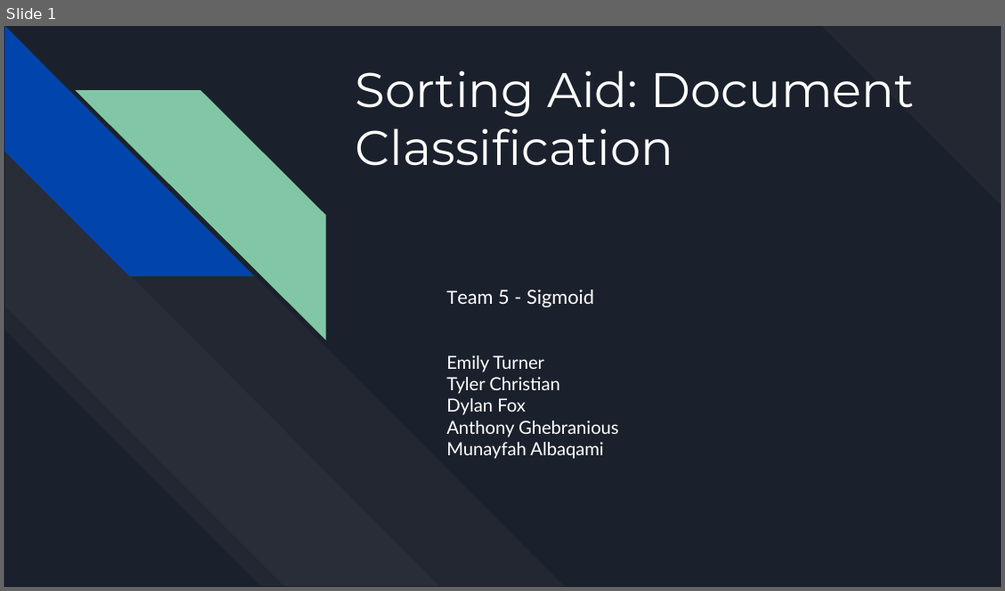
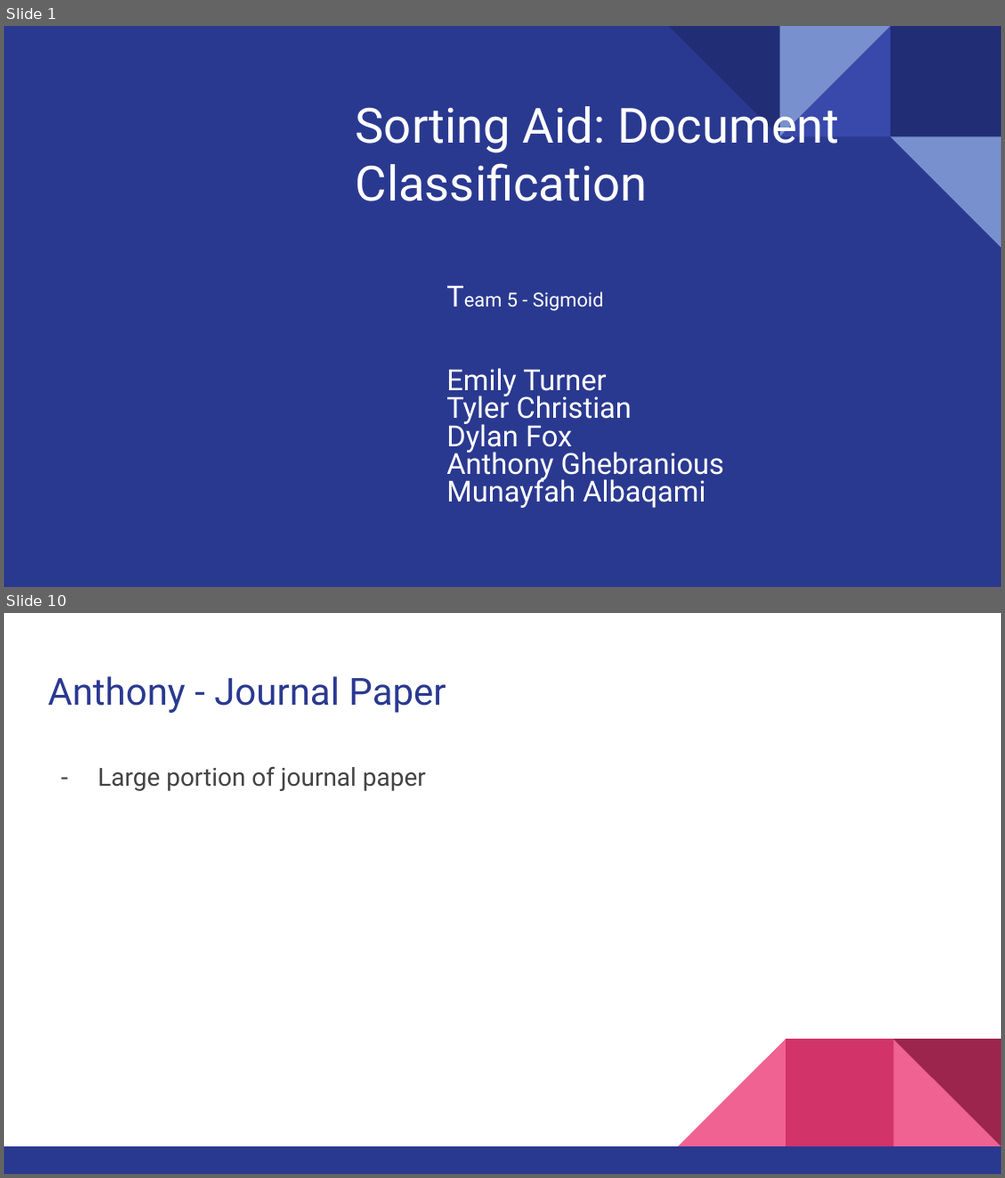
Before and after one commit to CSCI4850/s21-team5-project, a slide deck: sigmoid-presentation.pptx. Shown one above the other, each under a label of ours: slide 1 before the commit, slides 1 and 10 after it; the slides between them are not shown. The pictures are 1005x591 and 1005x1178 pixels, drawn with LibreOffice and Linux fonts; fonts in the diff are those of the drawing. Boxes give left, top, right and bottom in pixels: in the first picture for what was removed or moved away, otherwise in the second. Text is boxed around its words. In the diff, an @@ line names an element or a change of style, - is before the commit and + after.

```diff
--- a/sigmoid-presentation.pptx
+++ b/sigmoid-presentation.pptx
@@ slide 10 added at (4,613,1001,1174), background #FFFFFF @@
@@ title added at (48,676,445,713), 27 pt, text #2A3990 @@
+Anthony - Journal Paper
@@ text added at (97,766,426,791), 18 pt, text #434343 @@
+– Large portion of journal paper
@@ group added at (4,1038,1001,1174): 3 right triangles, 2 rectangles @@
@@ slide 1 changed as well @@
@@ background #1B212C to #2A3990 @@
@@ title "Sorting Aid: Document Classification" at (356,98,840,201): font Montserrat to Roboto; vertical alignment top to bottom @@
@@ diag stripe removed at (821,26,1001,206) @@
@@ group removed at (4,27,566,586): 4 diag stripes @@
@@ group added at (669,26,1001,248): 4 right triangles, 1 rectangle @@
@@ subtitle "Team 5 - Sigmoid" at (446,291,724,507): size 13 to 21 pt in "Team", "Emily Turner", "Tyler Christian", "Dylan Fox" and 2 more places; font Lato to Roboto; line spacing 1 to 0.8 @@
```
Also in this commit, not shown: 10 other slides added, 1 slide removed.
